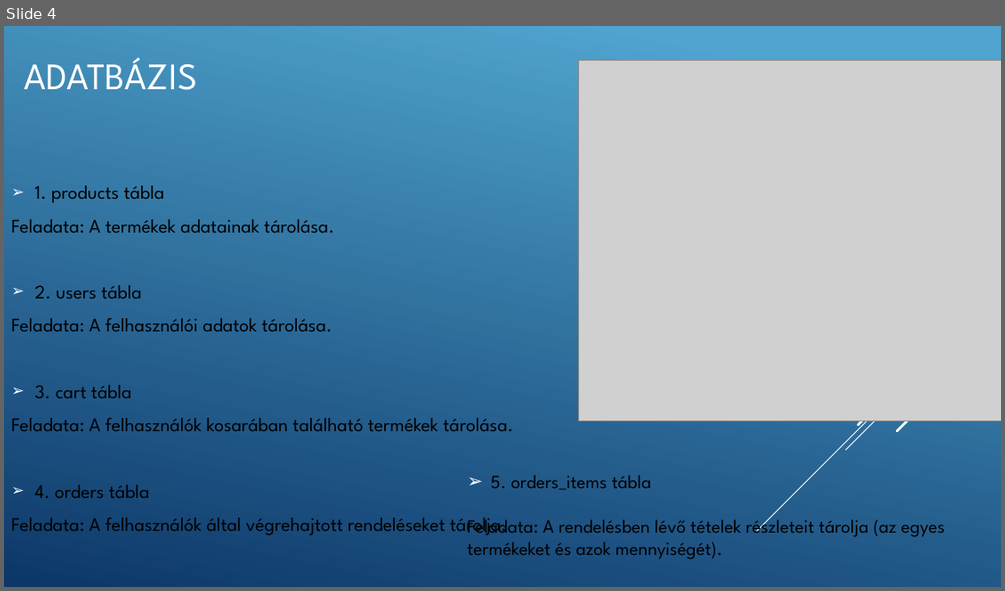
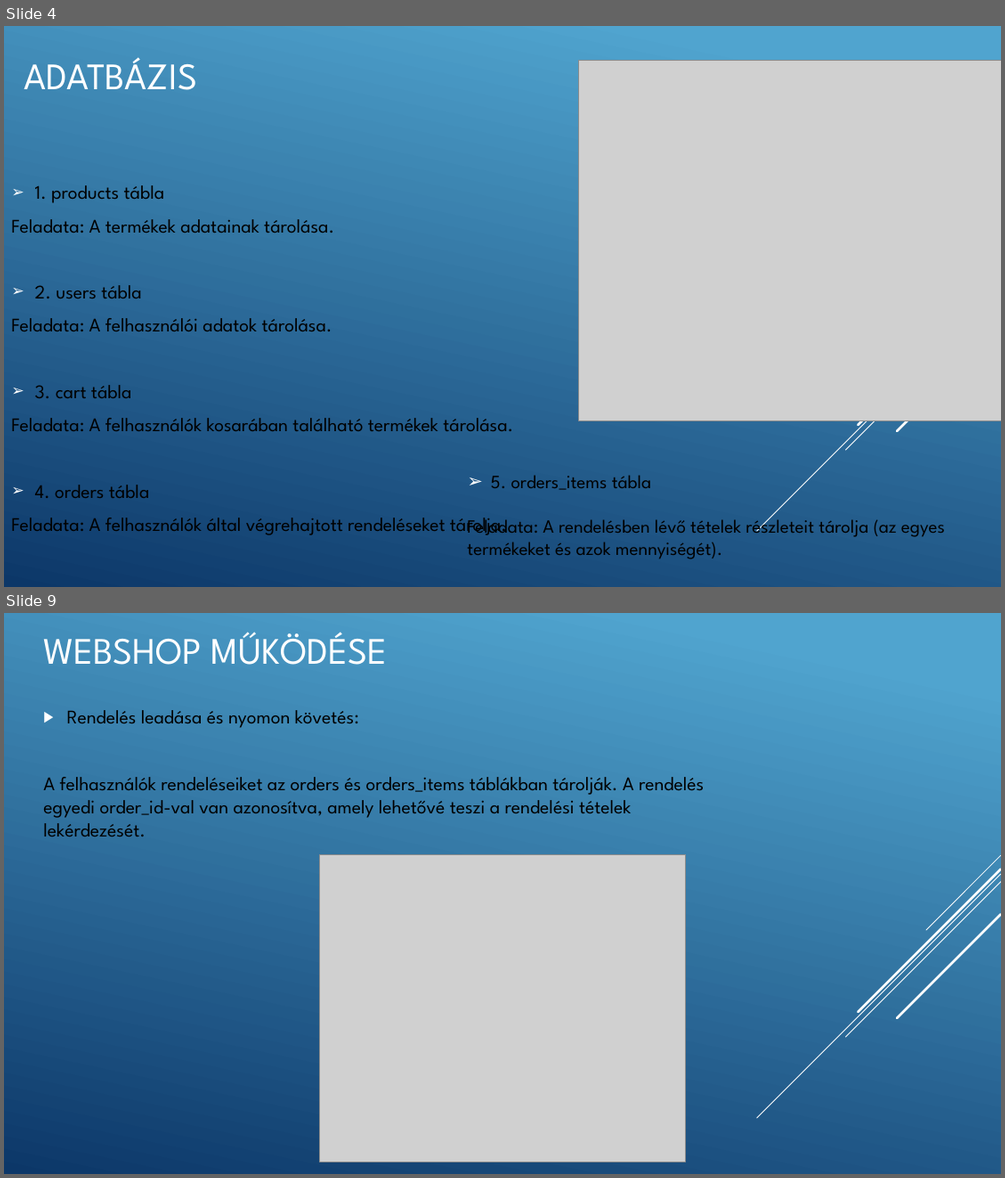
Before and after one commit to Peter-Levente/Webprog_Projekt_PeterLevente, a slide deck: VÉGLEGES PROJEKT/PROJECT/Presentation/Football Shop Webprogramozás Projekt bemutatója.pptx. Shown one above the other, each under a label of ours: slide 4 before the commit, slides 4 and 9 after it; the slides between them are not shown. The pictures are 1005x591 and 1005x1178 pixels, drawn with LibreOffice and Linux fonts; fonts in the diff are those of the drawing; grey boxes stand for pictures. Boxes give left, top, right and bottom in pixels: in the first picture for what was removed or moved away, otherwise in the second. Text is boxed around its words. In the diff, an @@ line names an element or a change of style, - is before the commit and + after.

```diff
--- a/VÉGLEGES PROJEKT/PROJECT/Presentation/Football Shop Webprogramozás Projekt bemutatója.pptx
+++ b/VÉGLEGES PROJEKT/PROJECT/Presentation/Football Shop Webprogramozás Projekt bemutatója.pptx
@@ slide 9 added at (4,613,1001,1174), background gradient #51A5CF to #0D3868; not listed: 5 template elements that a slide beside it also shows @@
@@ title added at (43,632,387,665), 36 pt, text #FFFFFF @@
+WEBSHOP MŰKÖDÉSE
@@ text added at (43,710,704,836), 18.5 pt, text #000000 @@
+▶ Rendelés leadása és nyomon követés:
+A felhasználók rendeléseiket az orders és orders_items táblákban tárolják. A rendelés egyedi order_id-val van azonosítva, amely lehetővé teszi a rendelési tételek lekérdezését.
@@ picture added at (320,854,686,1162) @@
```
Also in this commit, not shown: 3 slides changed, 3 other slides added.
